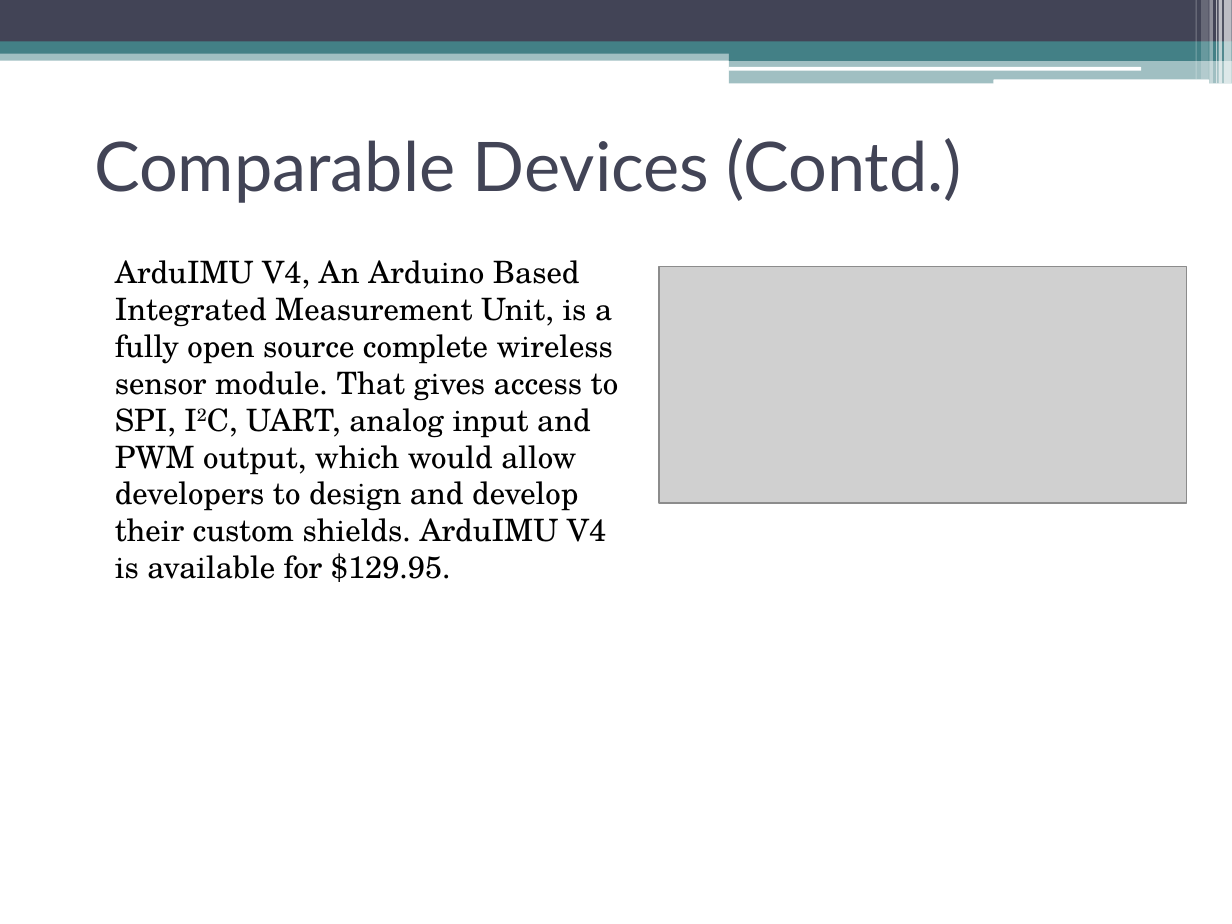
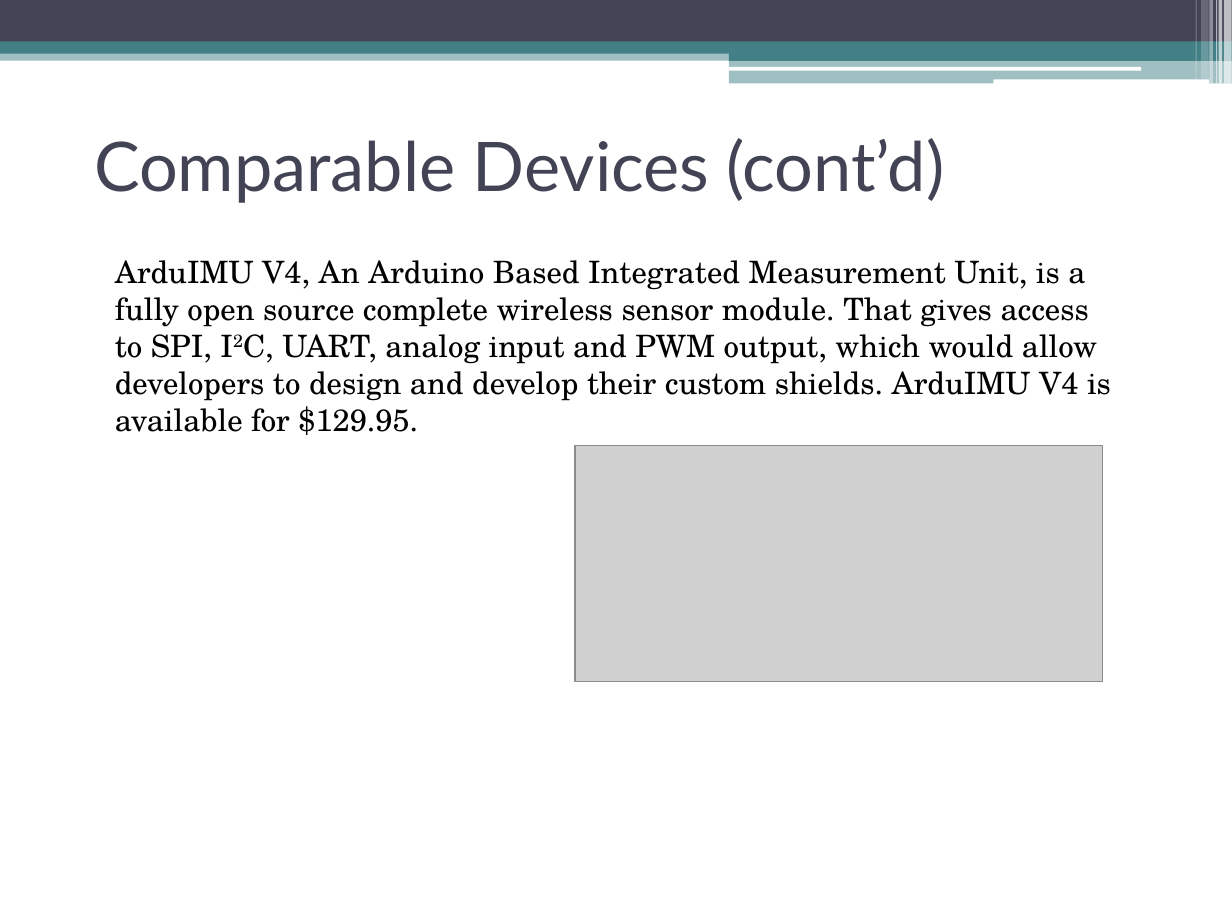
Before and after one commit to erebus-labs/sense_platform, a slide deck: slide 8 of Project Flow Documents/Project Documents/Powerpoint.pptx (slide 5 before the commit). Drawn at 1232x924 pixels with LibreOffice and Linux fonts; fonts in the diff are those of the drawing; grey boxes stand for pictures. Boxes give left, top, right and bottom in pixels: in the first picture for what was removed or moved away, otherwise in the second. Text is boxed around its words. In the diff, an @@ line names an element or a change of style, - is before the commit and + after.

```diff
--- a/Project Flow Documents/Project Documents/Powerpoint.pptx
+++ b/Project Flow Documents/Project Documents/Powerpoint.pptx
@@ title at [94,138,945,203]: text changed @@
-Comparable Devices (Contd.)
+Comparable Devices (cont’d)
@@ text "ArduIMU V4, An Arduino Based ..." rewrapped from [115,260,619,582] to [115,260,1111,435] @@
@@ picture: place and size @@
-picture at [659,267,1186,504]
+picture at [575,446,1103,683]
```
Also in this commit, not shown: 2 other slides changed, 13 slides added, 5 slides removed, 3 other files.
